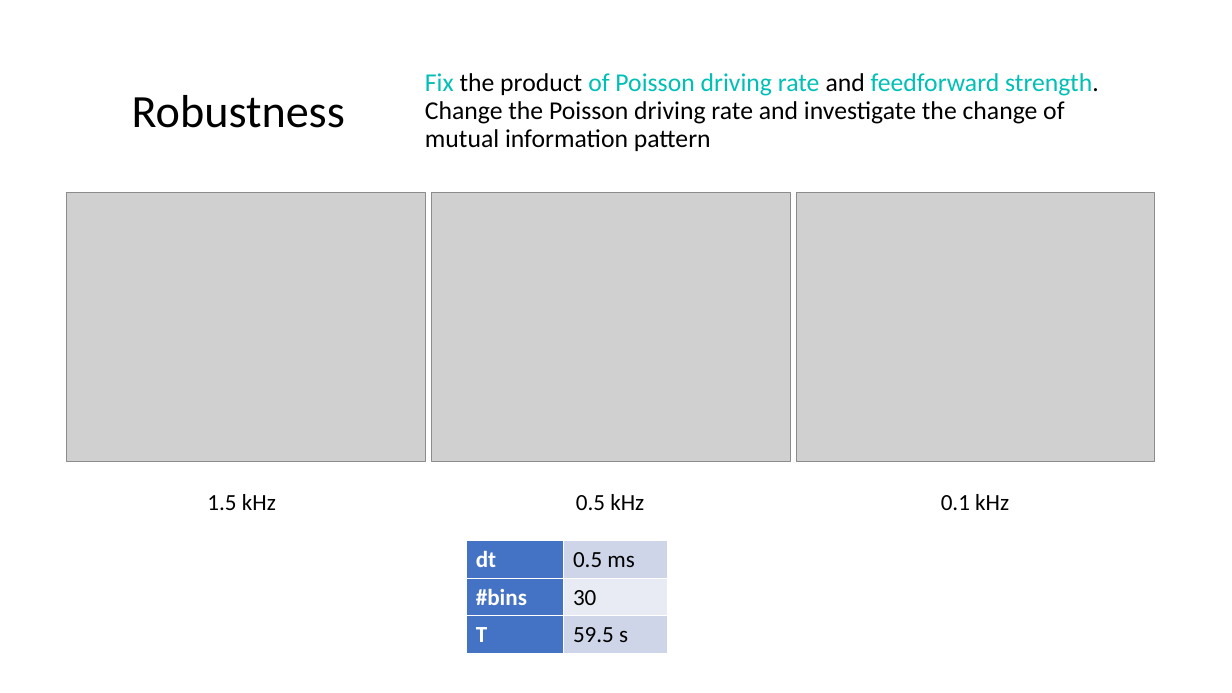
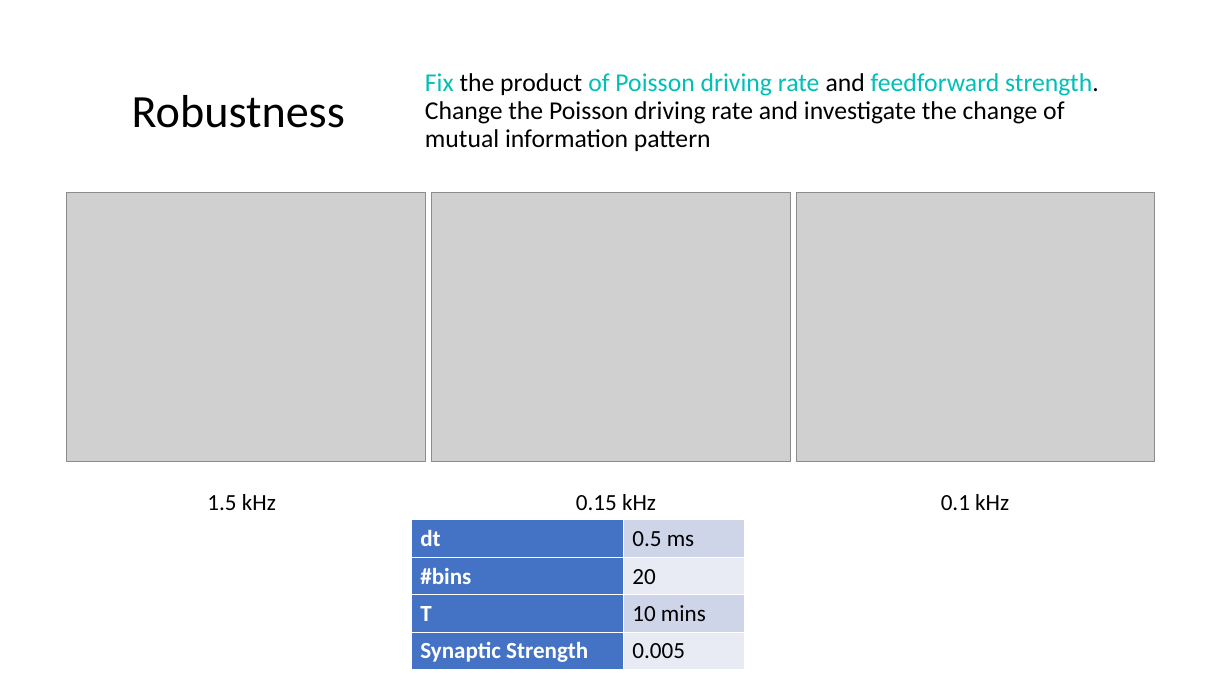
Before and after one commit to NeoNeuron/IF-neuronal-network, a slide deck: slide 8 of reports/oct31/Recent numerical results related to neuronal network simulation.pptx (slide 13 before the commit). Drawn at 1232x693 pixels with LibreOffice and Linux fonts; fonts in the diff are those of the drawing; grey boxes stand for pictures. Boxes give left, top, right and bottom in pixels: in the first picture for what was removed or moved away, otherwise in the second. Text is boxed around its words. In the diff, an @@ line names an element or a change of style, - is before the commit and + after.

```diff
--- a/reports/oct31/Recent numerical results related to neuronal network simulation.pptx
+++ b/reports/oct31/Recent numerical results related to neuronal network simulation.pptx
@@ text at [576, 494, 656, 510]: text changed @@
-0.5 kHz
+0.15 kHz
@@ table at [411, 520, 746, 670] @@
-row 2: #bins | 30
-row 3: T | 59.5 s
+row 2: #bins | 20
+row 3: T | 10 mins
+row 4: Synaptic Strength | 0.005
@@ table: place and size @@
-table at [467, 541, 667, 653]
+table at [411, 520, 746, 670]
```
Also in this commit, not shown: 16 other slides changed, 1 slide added, 13 slides removed, 44 other files.
